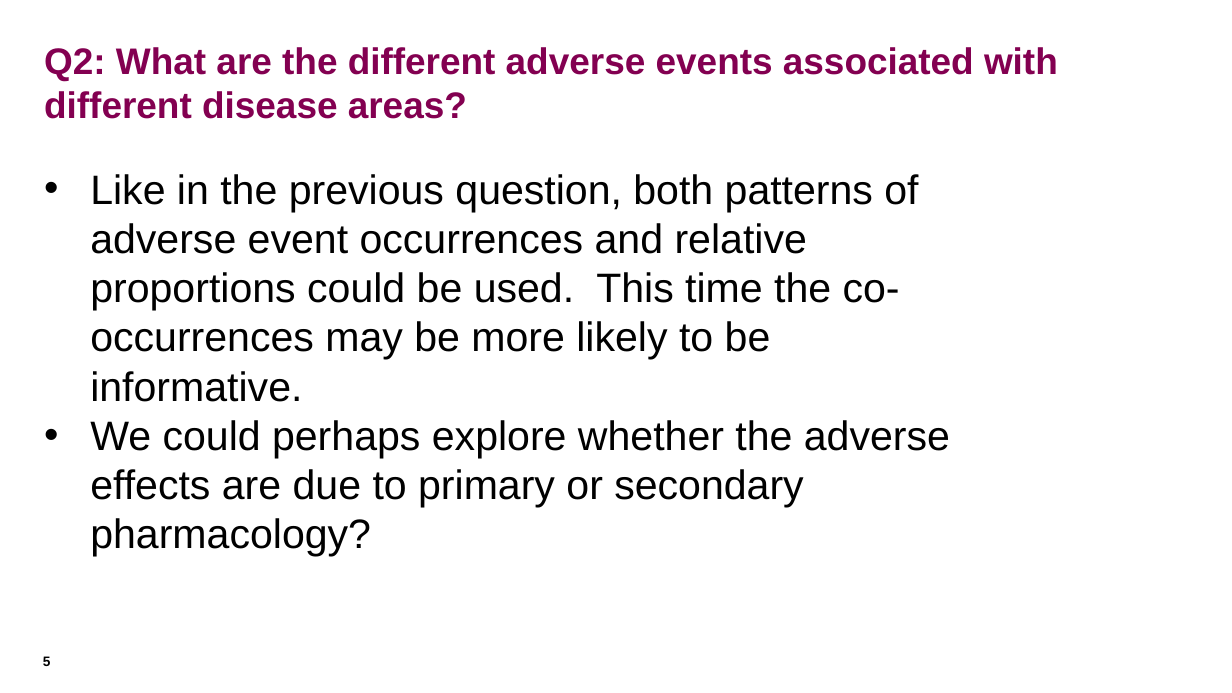
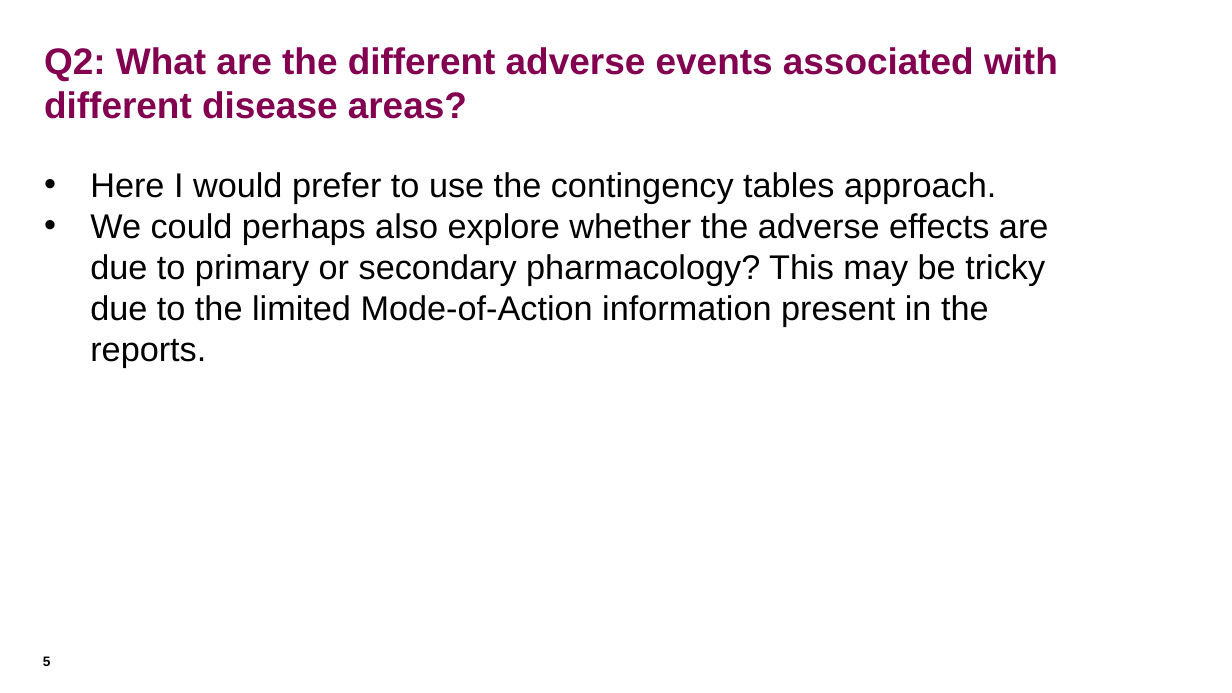
Before and after one commit to SalazarDomingo/FDA-Drug-Adverse-Effects-Analysis, a slide deck: slide 5 of FDA_DrugAdverseEffectsAnalysis.pptx. Drawn at 1232x693 pixels with LibreOffice and Linux fonts; fonts in the diff are those of the drawing. Boxes give left, top, right and bottom in pixels: in the first picture for what was removed or moved away, otherwise in the second. Text is boxed around its words. In the diff, an @@ line names an element or a change of style, - is before the commit and + after.

```diff
--- a/FDA_DrugAdverseEffectsAnalysis.pptx
+++ b/FDA_DrugAdverseEffectsAnalysis.pptx
@@ text at <box>90,172,1048,368</box>: text changed; size 24 to 20 pt @@
-• Like in the previous question, both patterns of adverse event occurrences and relative proportions could be used. This time the co-occurrences may be more likely to be informative.
-• We could perhaps explore whether the adverse effects are due to primary or secondary pharmacology?
+• Here I would prefer to use the contingency tables approach.
+• We could perhaps also explore whether the adverse effects are due to primary or secondary pharmacology? This may be tricky due to the limited Mode-of-Action information present in the reports.
```
Also in this commit, not shown: 14 other slides changed, 16 slides added, 13 slides removed.
